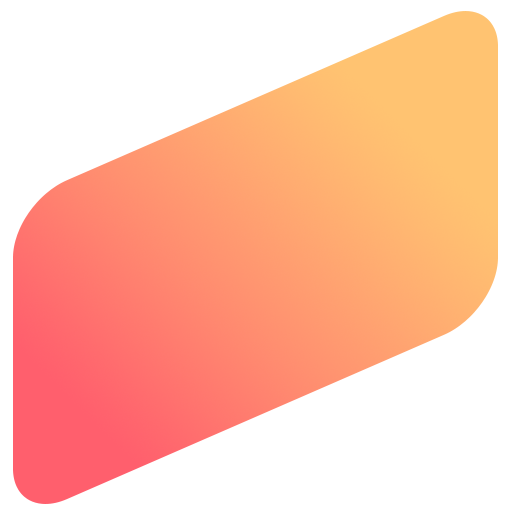
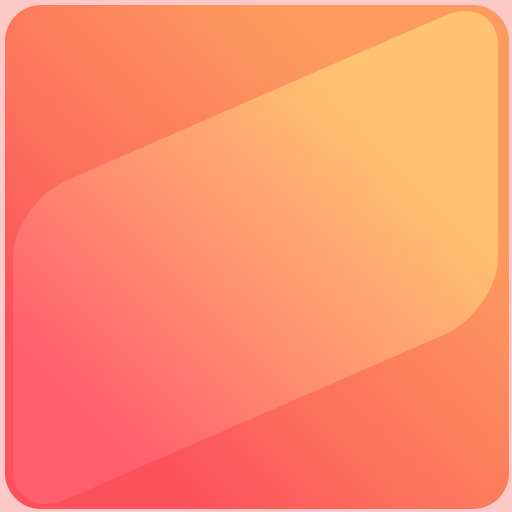
Layers edited between the first and the second 512px x 512px image:
added layer "Color Fill 1" (25%) above "Rectangle 1 copy" over box(0, 0, 512, 512)
hid "Rectangle 1", opacity 100% → 20%, moved it above "Gradient Fill 1" over box(13, 11, 498, 504)
painted on "Gradient Fill 1" over box(0, 0, 512, 512)
added layer "Rectangle 2" above "Background" over box(5, 5, 509, 509)
